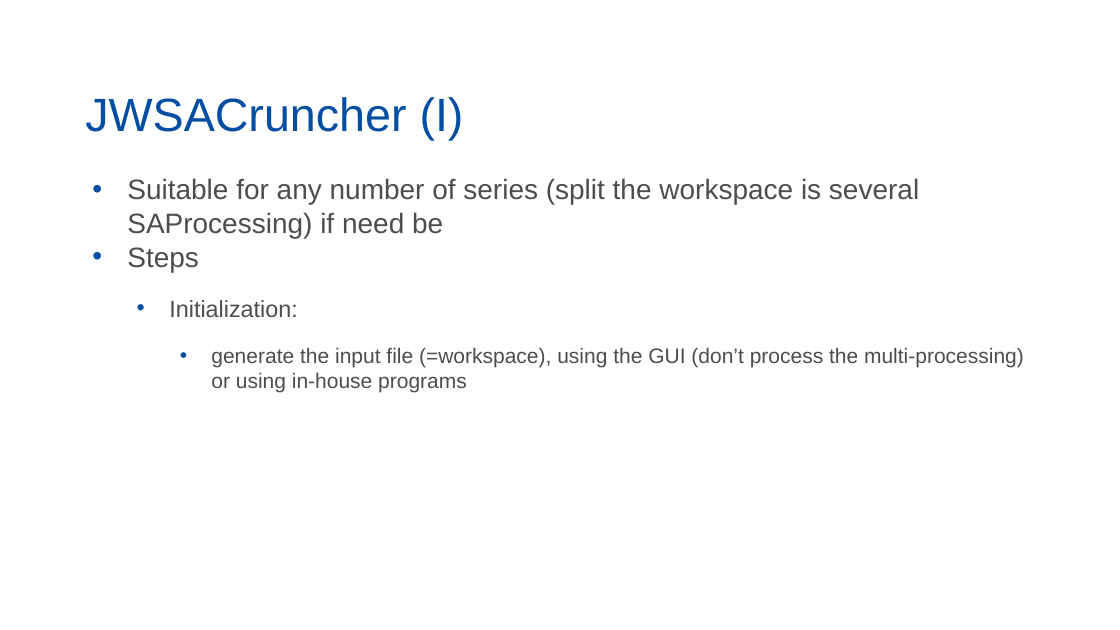
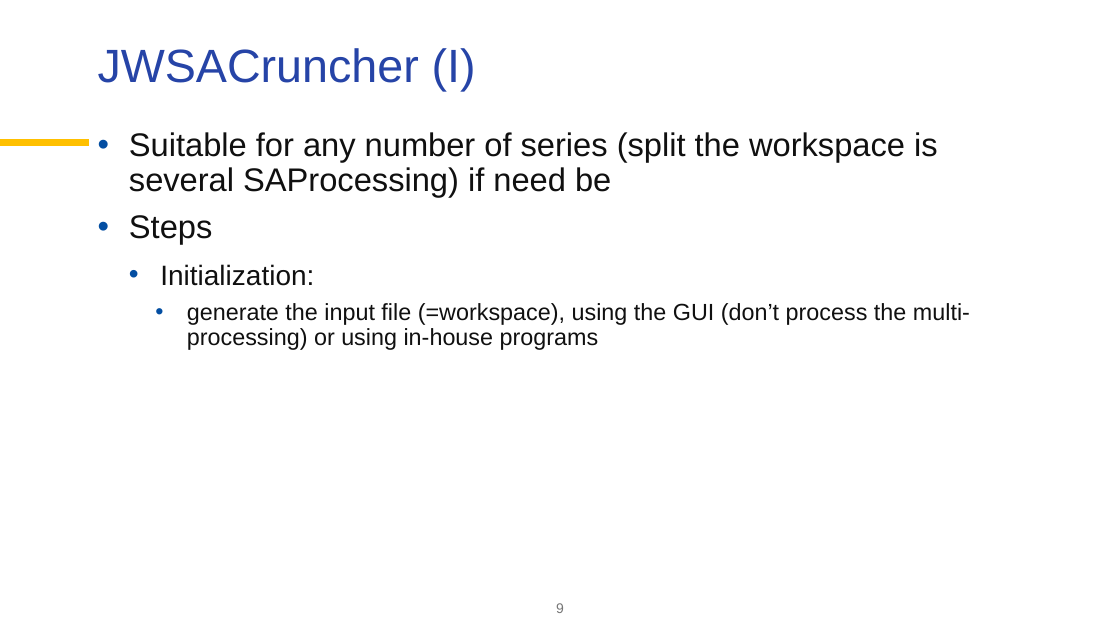
Before and after one commit to palatej/ESTP2026, a slide deck: slide 9 of 4 Routine SA processing.pptx. Drawn at 1120x630 pixels with LibreOffice and Linux fonts; fonts in the diff are those of the drawing; background and template pictures are left out. Boxes give left, top, right and bottom in pixels: in the first picture for what was removed or moved away, otherwise in the second. Text is boxed around its words. In the diff, an @@ line names an element or a change of style, - is before the commit and + after.

```diff
--- a/4 Routine SA processing.pptx
+++ b/4 Routine SA processing.pptx
@@ title "JWSACruncher (I)": place and size @@
-title "JWSACruncher (I)" at bbox=[85, 97, 464, 141]
+title "JWSACruncher (I)" at bbox=[98, 48, 476, 91]
@@ title "JWSACruncher (I)" at bbox=[98, 48, 476, 91]: text colour #034EA2 to #2644A7; vertical alignment bottom to top @@
@@ line added from (0, 143) to (89, 143), #FFC000 6 pt @@
@@ text "Suitable for any number of ...": place and size @@
-text "Suitable for any number of ..." at bbox=[127, 178, 1024, 393]
+text "Suitable for any number of ..." at bbox=[129, 132, 970, 350]
@@ text "Suitable for any number of ..." at bbox=[129, 132, 970, 350]: size 24 to 28 pt in "Suitable for any number of series (split ...", "Steps"; text colour #4D4D4D to #101010; size 20 to 24 pt in "Initialization:"; size 18 to 20 pt in "generate the input file (=workspace), using the ..."; indent changed; line spacing 1 to 0.9; more space between paragraphs; less space between paragraphs @@
@@ page number added at bbox=[556, 603, 564, 613], 12 pt, text #767676 @@
+9
```
Also in this commit, not shown: 8 other slides changed, 3 slides added, 2 slides removed, 2 other files.
